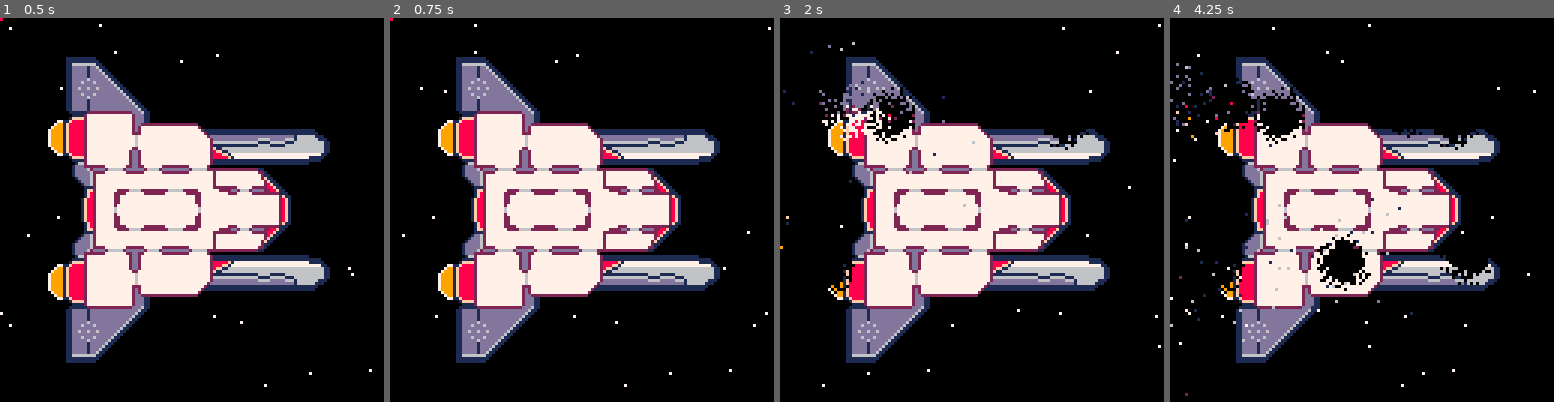
Above: before the commit, frames 1-4 (left to right).
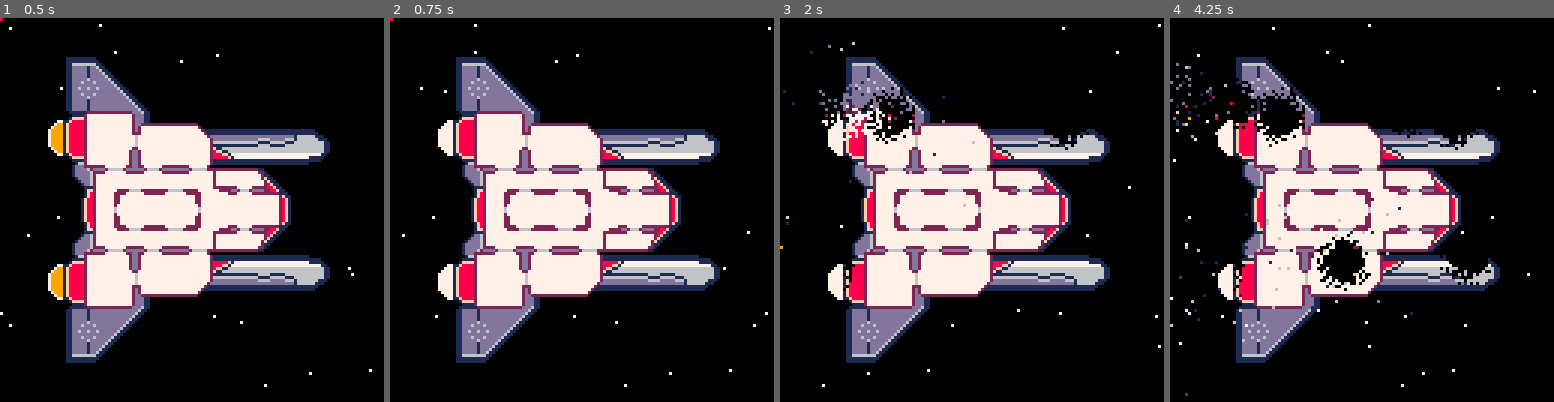
Above: after the commit, the same moments.

Repository: kiiro94/GGJ2020
Game: PICO-8 cartridge ggj2020.p8
Two runs of this game, one before a commit and one after it. Both use one fixed random seed, a clock stepped at 60 frames per second and the inputs below.
Inputs (mouse positions are in pixels of both pictures, inside the frame that each line leads up to):
- Up to frame 1 (0.5 s): tap X (X key) at 0.33 s
- Up to frame 2 (0.75 s): click (670, 121) at 0.67 s
- Up to frame 3 (2 s): tap X (X key) at 1.07, 1.85 s; click (826, 267) at 1.22 s; click (887, 114) at 1.77 s
- Up to frame 4 (4.25 s): click (1342, 259) at 2.32 s; click (1404, 106) at 2.87 s; tap X (X key) at 2.97, 4.08 s; click (1465, 256) at 3.42 s; click (1231, 102) at 3.97 s

Frame 1 is identical in both runs. In frame 2, 0.4% of the frame differs, in the area x 13-17%, y 27-73%; in frame 3, 0.5%; in frame 4, 0.5%, in the area x 12-17%, y 26-73%.

Commit message:
boosters

Diff:
--- a/ggj2020.p8
+++ b/ggj2020.p8
@@ -33,7 +33,6 @@
    for p in all(data) do
 		p.s = 1
 	end
-   particles = {}
 end
 
 function createParticle(x, y, c)
@@ -43,7 +42,7 @@
 
 function getStruct()
    cls()
-   spr(1, 0, 0, 16, 16)
+   spr(3, 16, 0, 16, 16)
    struct = {}
    for j=0,127 do
 	  for i=0,127 do
@@ -124,7 +123,12 @@
    end
 end
 
-
+function drawBoosters()
+   if t % 4 == 0 then
+      spr(65, 16, 32, 2, 2)
+      spr(65, 16, 80, 2, 2)
+   end
+end
 
 --------------------------------
 
@@ -182,6 +186,7 @@
    cls()
    drawStars()
    drawStruct()
+   drawBoosters()
    drawParticles()
    pset(mx, my, 8)
    if btn(5) then
@@ -234,18 +239,18 @@
 0000000000000000000000000000000111111222222222222222ddd6110000000000000000000000000000000000000000000000000000000000000000000000
 00000000000000000000000000000000111127777777777777772ddd110000000000000000000000000000000000000000000000000000000000000000000000
 00000000000000000000000000000001ffff27777777777777772ddd110000000000000000000000000000000000000000000000000000000000000000000000
-0000000000000000000000000007711f888827777777777777772ddd110000000000000000000000000000000000000000000000000000000000000000000000
-000000000000000000000000007991f8888827777777777777772dd2222222222222222222000000000000000000000000000000000000000000000000000000
-000000000000000000000000079991f8888827777777777777772d27777777777777777777200000000000000000000000000000000000000000000000000000
-000000000000000000000000799991f8888827777777777777772d27777777777777777777721111111111111111111111111111111111111000000000000000
-000000000000000000000000799991f8888827777777777777772227777777777777777777772111111111111111111111111111111111111100000000000000
-000000000000000000000000799991f88888277777777777777776777777777777777777777772dddddddddddddddddddddddddddd1666666111000000000000
-000000000000000000000000799991f888882777777777777777767777777777777777777777772ddddddddddddddd6666ddddd6661666666611100000000000
-000000000000000000000000799991f8888827777777777777777677777777777777777777777726666666666666661111666661116666666666110000000000
-000000000000000000000000799991f8888827777777777777777677777777777777777777777721111111111111116666111116666666666666110000000000
-000000000000000000000000079991f888882777777777777777227777777777777777777777772f116666666666666666666666666666666666110000000000
-000000000000000000000000007991f888882777777777777772dd27777777777777777777777728ff1166666666666666666666666666666666110000000000
-0000000000000000000000000007711f88882777777777777772dd2777777777777777777777772888ff17777777777777777777777777777771100000000000
+0000000000077000000000000007711f888827777777777777772ddd110000000000000000000000000000000000000000000000000000000000000000000000
+000000000077700000000000007991f8888827777777777777772dd2222222222222222222000000000000000000000000000000000000000000000000000000
+000000000777700000000000079991f8888827777777777777772d27777777777777777777200000000000000000000000000000000000000000000000000000
+000000007777700000000000799991f8888827777777777777772d27777777777777777777721111111111111111111111111111111111111000000000000000
+000000007777700000000000799991f8888827777777777777772227777777777777777777772111111111111111111111111111111111111100000000000000
+000000007777700000000000799991f88888277777777777777776777777777777777777777772dddddddddddddddddddddddddddd1666666111000000000000
+000000007777700000000000799991f888882777777777777777767777777777777777777777772ddddddddddddddd6666ddddd6661666666611100000000000
+000000007777700000000000799991f8888827777777777777777677777777777777777777777726666666666666661111666661116666666666110000000000
+000000007777700000000000799991f8888827777777777777777677777777777777777777777721111111111111116666111116666666666666110000000000
+000000000777700000000000079991f888882777777777777777227777777777777777777777772f116666666666666666666666666666666666110000000000
+000000000077700000000000007991f888882777777777777772dd27777777777777777777777728ff1166666666666666666666666666666666110000000000
+0000000000077000000000000007711f88882777777777777772dd2777777777777777777777772888ff17777777777777777777777777777771100000000000
 00000000000000000000000000000001ffff2777777777777772dd277777777777777777777777288888f1777777777777777777777777711111000000000000
 0000000000000000000000000000000011112777777777777772dd27777777777777777777777721111111111111111111111111111111111110000000000000
 0000000000000000000000000000000001662777777777777772dd27777777777777777777777721111111111111111111111111111111100000000000000000
